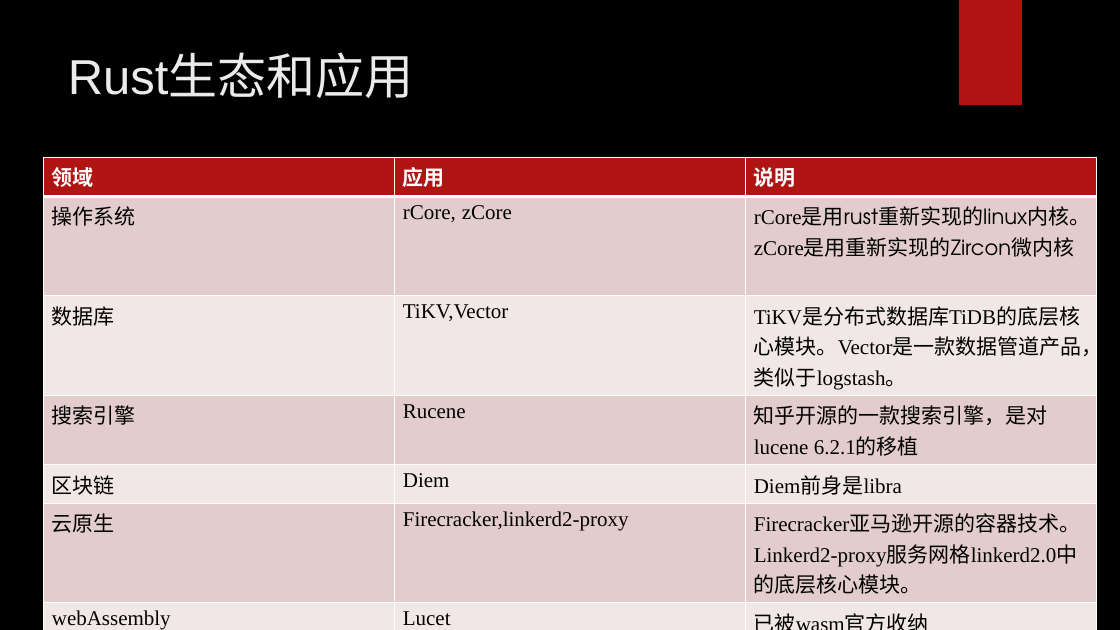
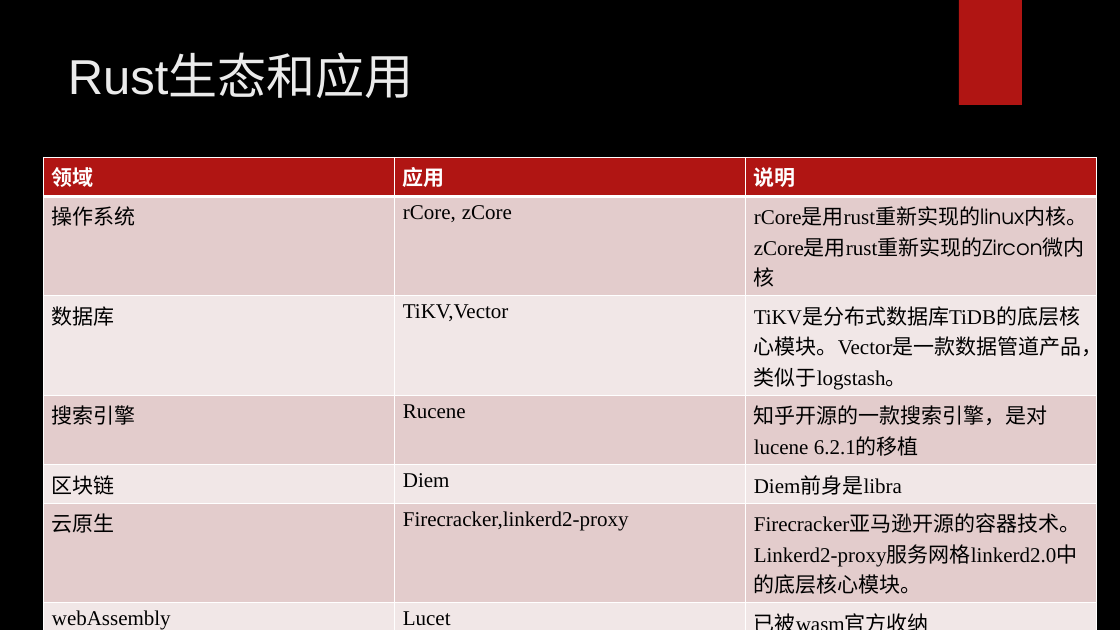
Before and after one commit to hengli-coder/rust_learning, a slide deck: slide 35 of Rust调研.pptx. Drawn at 1120x630 pixels with LibreOffice and Linux fonts; fonts in the diff are those of the drawing; background and template pictures are left out. Boxes give left, top, right and bottom in pixels: in the first picture for what was removed or moved away, otherwise in the second. Text is boxed around its words. In the diff, an @@ line names an element or a change of style, - is before the commit and + after.

Commit message:
update ppt

```diff
--- a/Rust调研.pptx
+++ b/Rust调研.pptx
@@ table at (44,157,1097,630) @@
-row 2, column 3: rCore是用rust重新实现的linux内核。zCore是用重新实现的Zircon微内核
+row 2, column 3: rCore是用rust重新实现的linux内核。zCore是用rust重新实现的Zircon微内核
```
Also in this commit, not shown: 1 other slide changed.
